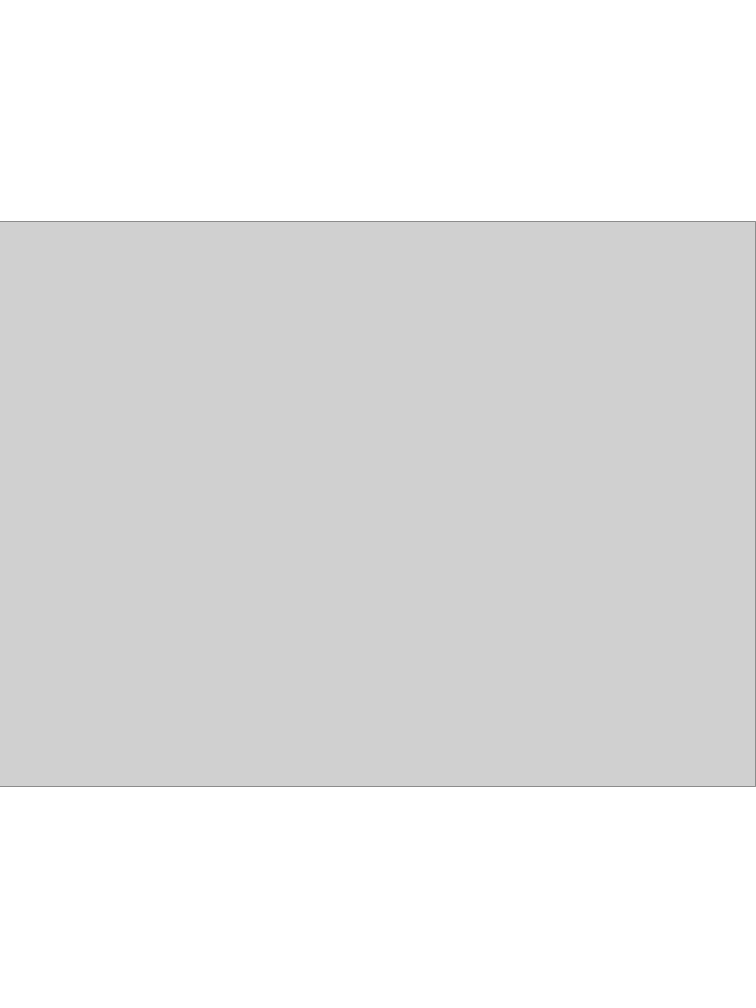
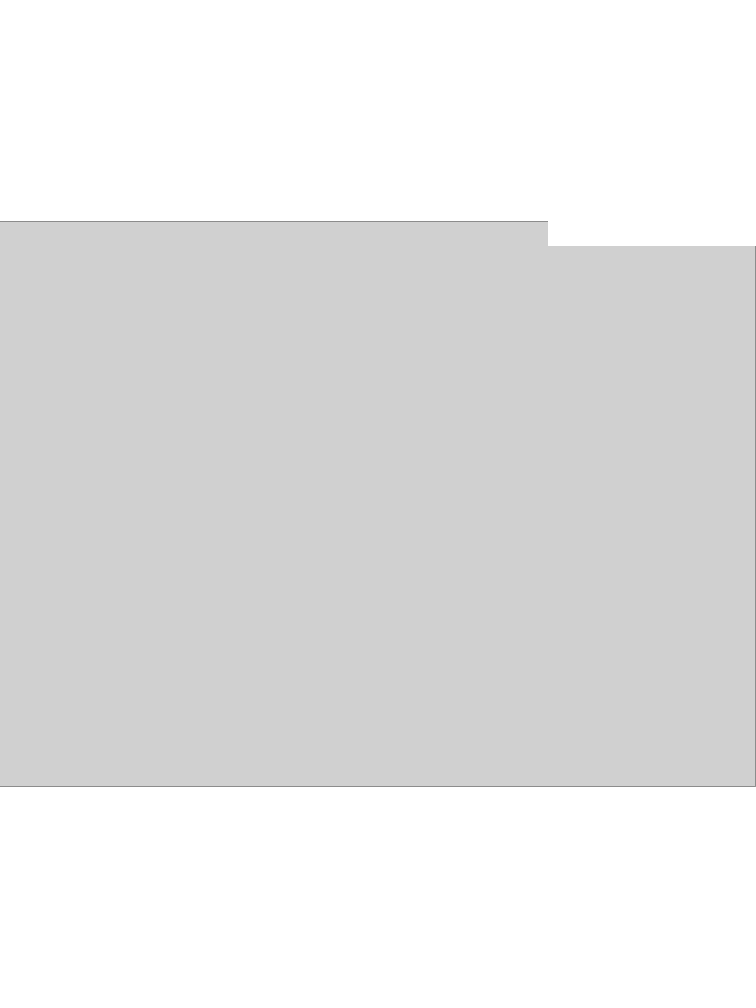
Before and after one commit to dickinson-comp378-fa2025/comp378-web, a slide deck: slide 5 of resources/class20/concurrency-whiteboard.pptx. Drawn at 756x1008 pixels with LibreOffice and Linux fonts; fonts in the diff are those of the drawing; grey boxes stand for pictures. Boxes give left, top, right and bottom in pixels: in the first picture for what was removed or moved away, otherwise in the second. Text is boxed around its words. In the diff, an @@ line names an element or a change of style, - is before the commit and + after.

```diff
--- a/resources/class20/concurrency-whiteboard.pptx
+++ b/resources/class20/concurrency-whiteboard.pptx
@@ rectangle added at <box>548,200,756,245</box>, fill #FFFFFF, outline #FFFFFF 1 pt @@
```
Also in this commit, not shown: 4 other slides changed, 1 other file.
